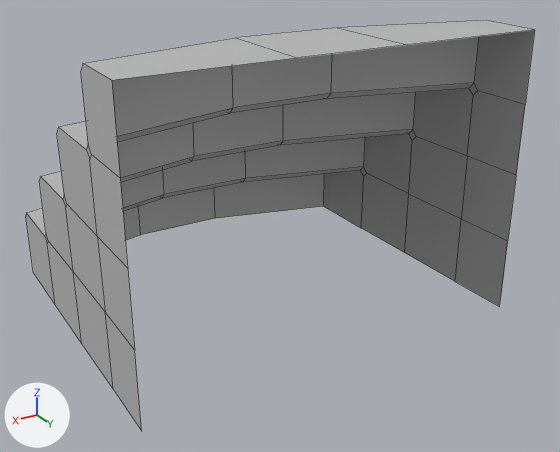
An edit to the FBX model GhostMunch/Assets/Meshes/Modular_Building/SM_Building_Stair_000.fbx, drawn before and after from the same camera.
One viewpoint serves both versions: a 50 mm camera at (6.21, 0.37, 1.94) aimed at (4.38, -2.68, 0.42). The axes (+X, +Y, +Z) are drawn at lower left. The lights are the same throughout. Mesh edges are drawn as thin lines. Where no turn or scale is listed for an object, it has been applied to the vertices.
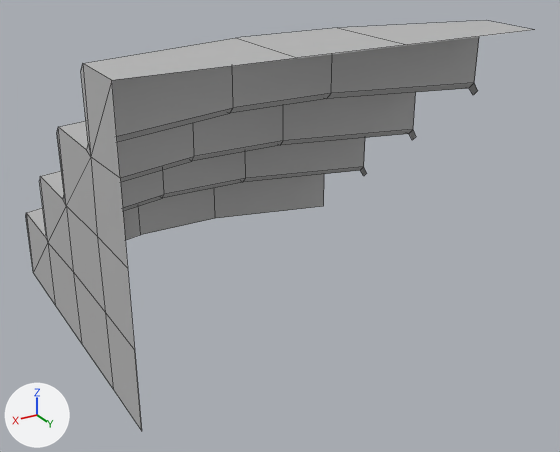
The newer file is also turned or shifted as a whole; pictures and numbers use the older file's frame.

What the commit changed:
me_mesh is used by ob_polysurface19; location (3.51, -2.0, 0.035).
me_mesh had 96 vertices, 71 faces and spanned x 0.0..1.9, y -1.76..0.0, z 0.0..1.37.
me_mesh now has 99 vertices, 80 faces and spans x 0.0..1.9, y -1.76..0.0, z 0.0..1.37.
Part 1, on me_mesh:
10 vertices are removed from x 0.0, y -1.16..0.0, z 0.0..1.03.
10 faces are deleted.
Part 2, on me_mesh:
6 vertices are removed from x 1.9, y -1.16..-0.3, z 0.34..1.04.
13 faces are deleted.
19 vertices are added at x 1.9, y -1.58..0.0, z 0.0..1.37.
32 new faces join them.

Changed parts and their boxes (x1, y1, x2, y2) in the pictures (560 x 452 px):
'polySurface19', reshaped
    before: (26, 21, 535, 431)
    after: (26, 21, 533, 431)
part 1 of me_mesh, deleted
    before: (324, 30, 535, 307)
part 2 of me_mesh, built on
    both: (26, 64, 142, 431)
